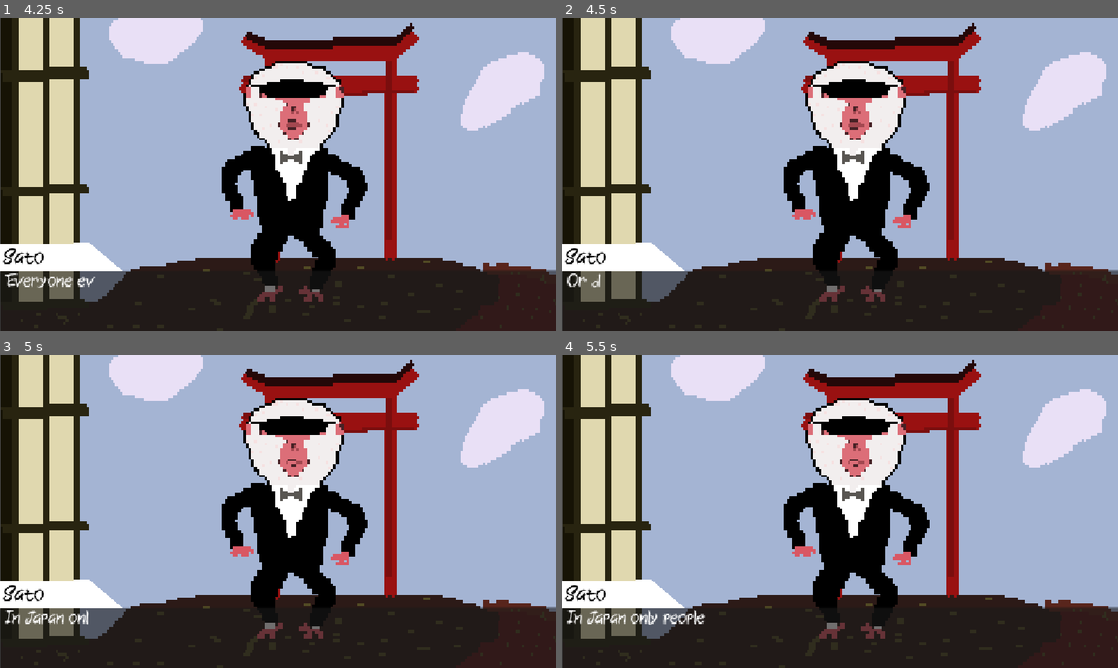
Above: before the commit, frames 1-4 (two rows, left to right).
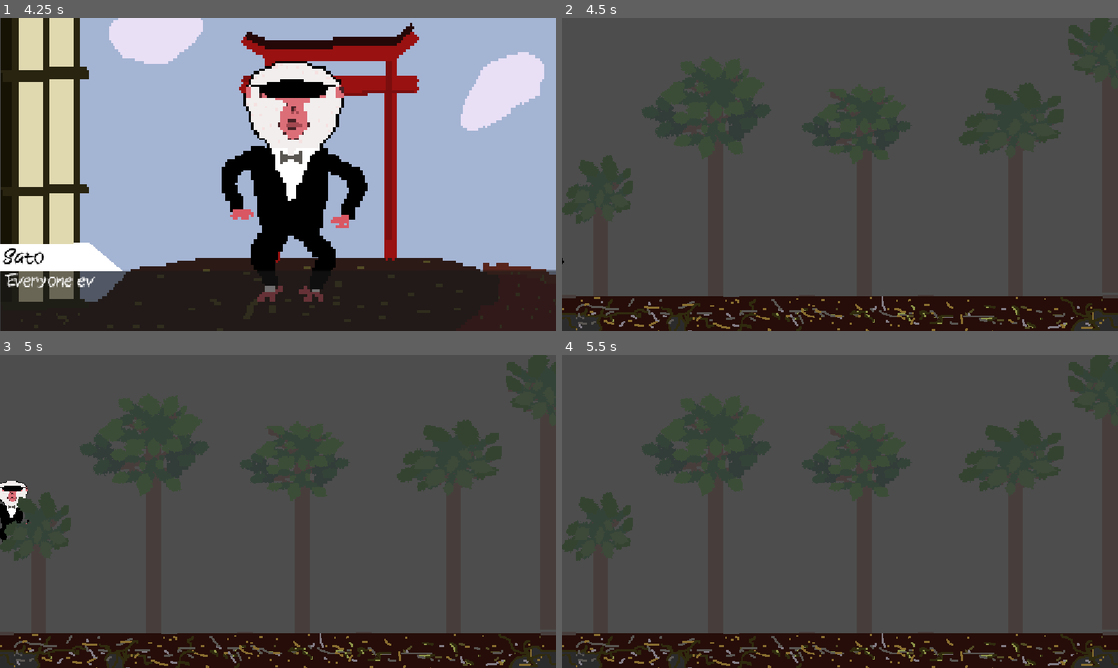
Above: after the commit, the same moments.

Repository: sDANTOSO/apocalypse-monkey
Game: Godot game, scene res://Scenes/main_menu.tscn
Same seed, same stepped clock (60 frames per second), same inputs: the game is played once before the commit and once after it.
Inputs (mouse positions are in pixels of both pictures, inside the frame that each line leads up to):
- Up to frame 1 (4.25 s): click (272, 246) at 0.5 s; tap Enter at 1.25 s; move the mouse to (400, 158) at 1.27 s; press the mouse at (400, 158) at 1.28 s; hold D (right) 1.28-2.78 s; tap Space (jump) at 1.52, 2.27, 3.5, 3.77 s; move the mouse to (166, 190) at 2.02 s; release the mouse at (166, 190) at 2.03 s; click (166, 190) at 2.1 s; move the mouse to (333, 105) at 2.77 s; press the mouse at (333, 105) at 2.78 s; hold A (left) 2.78-3.53 s; tap Alt at 2.85 s; move the mouse to (250, 237) at 3.52 s; release the mouse at (250, 237) at 3.53 s; hold D (right) from 3.53 s (still down); tap Shift at 3.6 s; click (250, 237) at 3.8 s
- Up to frame 2 (4.5 s): keep holding D (right); move the mouse to (1006, 221) at 4.27 s; press the mouse at (1006, 221) at 4.28 s
- Up to frame 3 (5 s): keep holding D (right); tap Space (jump) at 4.52 s
- Up to frame 4 (5.5 s): move the mouse to (673, 464) at 5.02 s; release D (right) at 5.03 s; release the mouse at (673, 464) at 5.03 s; hold A (left) from 5.03 s (still down); click (673, 464) at 5.1 s; tap Space (jump) at 5.27 s

Frame 1 is identical in both runs. In frame 2, 90% of the frame differs, in the area x 0-100%, y 0-100%; in frame 3, 90%; in frame 4, 90%.

Commit message:
connected forest to speaking

Diff:
--- a/apocalypse-monkeyy/Scenes/forest.tscn
+++ b/apocalypse-monkeyy/Scenes/forest.tscn
@@ -1,60 +1,117 @@
 [gd_scene format=3 uid="uid://c0n04wbxtqitp"]
 
 [ext_resource type="PackedScene" uid="uid://btryiulrvkmra" path="res://Scenes/main_character.tscn" id="1_uee5o"]
-[ext_resource type="Texture2D" uid="uid://dm5yckbwxh283" path="res://Assets-misc/monkes.png" id="2_t7h48"]
-[ext_resource type="Texture2D" uid="uid://c3gd1678cgb86" path="res://Assets-misc/Screenshot 2026-09-20 030658.png" id="3_8hnfc"]
+[ext_resource type="Texture2D" uid="uid://ds7v3t78mimxo" path="res://Assets-misc/forest-ground.png" id="2_8hnfc"]
+[ext_resource type="Texture2D" uid="uid://bcem05hopd1n5" path="res://Assets-misc/tree1.png" id="3_5ip0q"]
+[ext_resource type="Texture2D" uid="uid://te4vu3f4chp" path="res://Assets-misc/tree2.png" id="4_wo0py"]
+[ext_resource type="Texture2D" uid="uid://57sch0ix3yn5" path="res://Assets-misc/tree4.png" id="5_vh310"]
+[ext_resource type="Texture2D" uid="uid://jd6xt87iwmy7" path="res://Assets-misc/tree5.png" id="6_igsr3"]
+[ext_resource type="Texture2D" uid="uid://dwbewwr4ow7fg" path="res://Assets-misc/tree6.png" id="7_xgdwn"]
 
 [sub_resource type="RectangleShape2D" id="RectangleShape2D_ilkqt"]
-size = Vector2(1184, 173)
+size = Vector2(1387, 72)
+
+[sub_resource type="RectangleShape2D" id="RectangleShape2D_fu252"]
+size = Vector2(32.5, 228.25)
+
+[sub_resource type="RectangleShape2D" id="RectangleShape2D_hykn6"]
+size = Vector2(29.5, 345.5)
 
 [sub_resource type="RectangleShape2D" id="RectangleShape2D_vs00g"]
-size = Vector2(84, 457.5)
+size = Vector2(30, 457.5)
 
-[sub_resource type="RectangleShape2D" id="RectangleShape2D_fu252"]
-size = Vector2(151, 338.5)
+[sub_resource type="RectangleShape2D" id="RectangleShape2D_u6rih"]
+size = Vector2(0.45254135, 61.89293)
+
+[sub_resource type="RectangleShape2D" id="RectangleShape2D_11fl1"]
+size = Vector2(33, 287.5)
 
 [node name="Forest" type="Node2D" unique_id=1470179228]
 
 [node name="Ground" type="StaticBody2D" parent="." unique_id=1396244305]
 
 [node name="CollisionShape2D" type="CollisionShape2D" parent="Ground" unique_id=1186003827]
-position = Vector2(578, 601)
+position = Vector2(456.5, 611)
 shape = SubResource("RectangleShape2D_ilkqt")
 
+[node name="Monkes" type="Sprite2D" parent="Ground" unique_id=431586813]
+position = Vector2(576, 324)
+scale = Vector2(2, 2)
+texture = ExtResource("2_8hnfc")
+
+[node name="Monkes2" type="Sprite2D" parent="Ground" unique_id=836370739]
+position = Vector2(-547, 324)
+scale = Vector2(2, 2)
+texture = ExtResource("2_8hnfc")
+
 [node name="MainCharacter" parent="." unique_id=1825110969 instance=ExtResource("1_uee5o")]
-position = Vector2(674, -140)
+position = Vector2(-363, -41)
 collision_layer = 257
 collision_mask = 257
 
-[node name="Monkes" type="Sprite2D" parent="." unique_id=431586813]
-position = Vector2(574, 590)
-scale = Vector2(4.6015625, 1)
-texture = ExtResource("2_t7h48")
+[node name="Tree" type="StaticBody2D" parent="." unique_id=2112651990]
+position = Vector2(85, 2)
+collision_layer = 256
+
+[node name="Screenshot20260920030659" type="Sprite2D" parent="Tree" unique_id=1578441272]
+position = Vector2(275, 427)
+scale = Vector2(2, 2)
+texture = ExtResource("3_5ip0q")
+
+[node name="CollisionShape2D" type="CollisionShape2D" parent="Tree" unique_id=427172399]
+position = Vector2(-6.25, 466.125)
+shape = SubResource("RectangleShape2D_fu252")
 
 [node name="Tree2" type="StaticBody2D" parent="." unique_id=676425552]
 position = Vector2(17, 0)
 collision_layer = 256
 
 [node name="Screenshot20260920030658" type="Sprite2D" parent="Tree2" unique_id=960498369]
-position = Vector2(1053, 284)
-rotation = 1.5707964
-scale = Vector2(0.69675744, -0.21823344)
-texture = ExtResource("3_8hnfc")
+position = Vector2(298, 322)
+scale = Vector2(2, 2)
+texture = ExtResource("4_wo0py")
 
-[node name="CollisionShape2D" type="CollisionShape2D" parent="Tree2" unique_id=451722394]
-position = Vector2(1053, 284.25)
+[node name="CollisionShape2D" type="CollisionShape2D" parent="Tree2" unique_id=2041408483]
+position = Vector2(301.25, 399.25)
+shape = SubResource("RectangleShape2D_hykn6")
+
+[node name="Tree3" type="StaticBody2D" parent="." unique_id=1561366360]
+position = Vector2(398, -6)
+collision_layer = 256
+
+[node name="Screenshot20260920030658" type="Sprite2D" parent="Tree3" unique_id=149124599]
+position = Vector2(750, 287)
+scale = Vector2(2, 2)
+texture = ExtResource("5_vh310")
+
+[node name="CollisionShape2D" type="CollisionShape2D" parent="Tree3" unique_id=1056698541]
+position = Vector2(738, 350)
 shape = SubResource("RectangleShape2D_vs00g")
 
-[node name="Tree" type="StaticBody2D" parent="." unique_id=2112651990]
-position = Vector2(85, 2)
+[node name="Tree4" type="StaticBody2D" parent="." unique_id=225570828]
+position = Vector2(203, -6)
 collision_layer = 256
 
-[node name="Screenshot20260920030659" type="Sprite2D" parent="Tree" unique_id=1578441272]
-position = Vector2(695, 346)
-rotation = 3.1415925
-scale = Vector2(0.22474255, 0.8472116)
-texture = ExtResource("3_8hnfc")
+[node name="Screenshot20260920030658" type="Sprite2D" parent="Tree4" unique_id=24963123]
+position = Vector2(714, 355)
+scale = Vector2(2, 2)
+texture = ExtResource("6_igsr3")
 
-[node name="CollisionShape2D" type="CollisionShape2D" parent="Tree" unique_id=427172399]
-position = Vector2(696, 343)
-shape = SubResource("RectangleShape2D_fu252")
+[node name="CollisionShape2D" type="CollisionShape2D" parent="Tree4" unique_id=498110048]
+position = Vector2(737.1617, 386.45914)
+rotation = -3.1415925
+scale = Vector2(67.00672, 6.251413)
+shape = SubResource("RectangleShape2D_u6rih")
+
+[node name="Tree5" type="StaticBody2D" parent="." unique_id=1225478909]
+position = Vector2(573, -23)
+collision_layer = 256
+
+[node name="Screenshot20260920030658" type="Sprite2D" parent="Tree5" unique_id=572978851]
+position = Vector2(56, 377)
+scale = Vector2(2, 2)
+texture = ExtResource("7_xgdwn")
+
+[node name="CollisionShape2D" type="CollisionShape2D" parent="Tree5" unique_id=1402256468]
+position = Vector2(53, 455)
+shape = SubResource("RectangleShape2D_11fl1")
--- a/apocalypse-monkeyy/Scenes/game.tscn
+++ b/apocalypse-monkeyy/Scenes/game.tscn
@@ -38,4 +38,4 @@
 
 [node name="AnimatedSprite2D" type="AnimatedSprite2D" parent="." unique_id=541019286]
 position = Vector2(577, 404)
-animation = &"idle"
+animation = &""
--- a/apocalypse-monkeyy/Scripts/node_2d.gd
+++ b/apocalypse-monkeyy/Scripts/node_2d.gd
@@ -4,6 +4,7 @@
 @onready var dialog_ui = %"Dialoge UI"
 var dialog_index : int = 0
 var current_speaker : String = ""
+
 
 const dialog_lines : Array[String] = [
 	"Sato: It's been 6 months since the start",
@@ -30,6 +31,8 @@
 		if dialog_index < len(dialog_lines) - 1:
 			dialog_index += 1
 			process_current_line()
+		if dialog_index==10:
+			get_tree().change_scene_to_file("res://Scenes/forest.tscn")
 
 func parse_line(line: String) -> Dictionary:
 	var line_info = line.split(":")
@@ -45,5 +48,6 @@
 	dialog_ui.set_line(line_info["speaker_name"], line_info["dialog_line"])
 	character_Test.change_character(current_speaker, true)
 
+
 func _on_finished_typing():
 	character_Test.change_character(current_speaker, false)
Binary file added: apocalypse-monkeyy/Assets-misc/forest-export.png
Not shown, added: apocalypse-monkeyy/Assets-misc/forest-export.png.import
Binary file added: apocalypse-monkeyy/Assets-misc/forest-ground.png
Not shown, added: apocalypse-monkeyy/Assets-misc/forest-ground.png.import
Binary file added: apocalypse-monkeyy/Assets-misc/forest.png
Not shown, added: apocalypse-monkeyy/Assets-misc/forest.png.import
Binary file added: apocalypse-monkeyy/Assets-misc/tree1.png
Not shown, added: apocalypse-monkeyy/Assets-misc/tree1.png.import
Binary file added: apocalypse-monkeyy/Assets-misc/tree2.png
Not shown, added: apocalypse-monkeyy/Assets-misc/tree2.png.import
Binary file added: apocalypse-monkeyy/Assets-misc/tree4.png
Not shown, added: apocalypse-monkeyy/Assets-misc/tree4.png.import
(and 4 more such lines)
